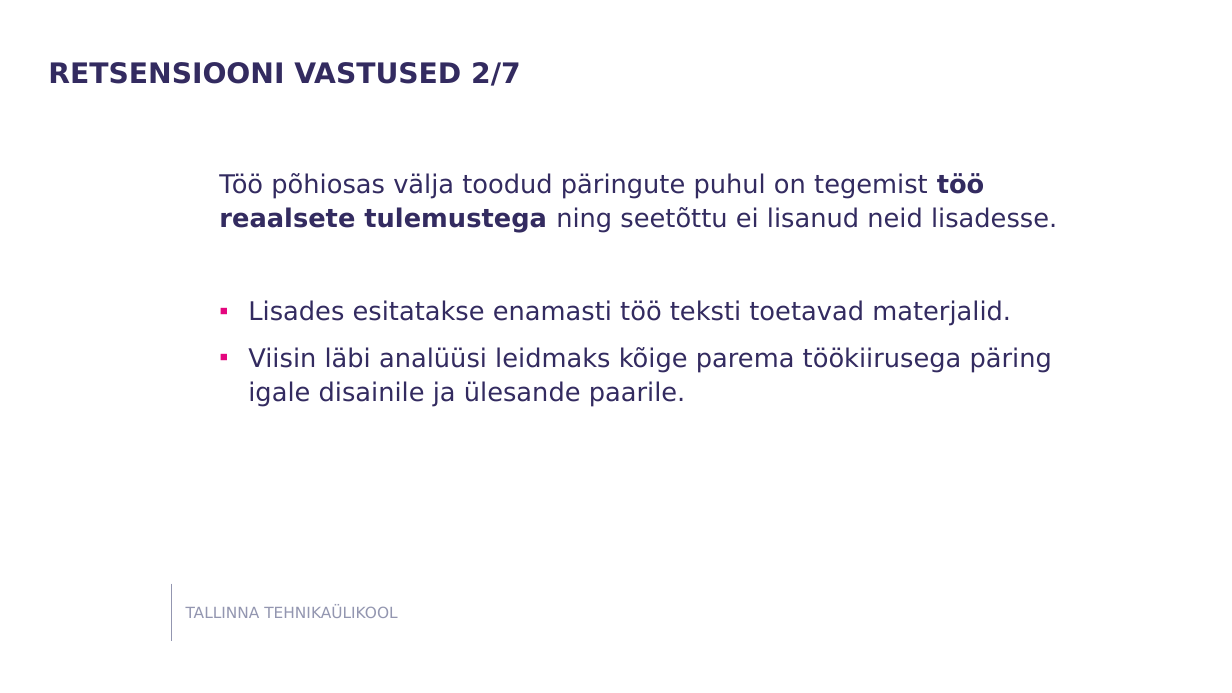
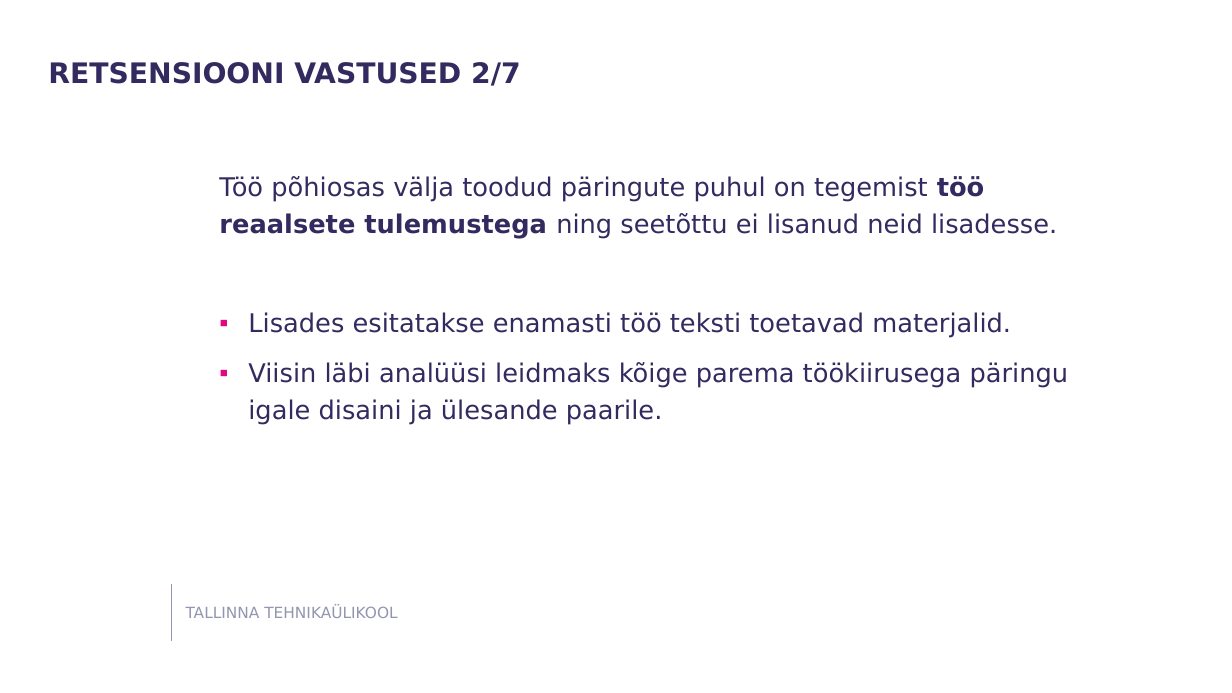
Before and after one commit to susannapeek1/SEISUNDITE-ESITAMINE-SQL-ANDMEBAASIDES, a slide deck: slide 21 of Ettekanne/Esitlus_Infosüsteemi_põhiolemite_seisundite_esitamine_SQL-Andmebaasides_Susanna_Peek.pptx. Drawn at 1232x693 pixels with LibreOffice and Linux fonts; fonts in the diff are those of the drawing; background and template pictures are left out. Boxes give left, top, right and bottom in pixels: in the first picture for what was removed or moved away, otherwise in the second. Text is boxed around its words. In the diff, an @@ line names an element or a change of style, - is before the commit and + after.

Commit message:
Update

```diff
--- a/Ettekanne/Esitlus_Infosüsteemi_põhiolemite_seisundite_esitamine_SQL-Andmebaasides_Susanna_Peek.pptx
+++ b/Ettekanne/Esitlus_Infosüsteemi_põhiolemite_seisundite_esitamine_SQL-Andmebaasides_Susanna_Peek.pptx
@@ text at box(219, 176, 1057, 338): line spacing 1.1 to 1.2 @@
@@ text at box(248, 362, 1069, 425): text changed @@
-▪ Viisin läbi analüüsi leidmaks kõige parema töökiirusega päring igale disainile ja ülesande paarile.
+▪ Viisin läbi analüüsi leidmaks kõige parema töökiirusega päringu igale disaini ja ülesande paarile.
```
Also in this commit, not shown: 3 other slides changed.
